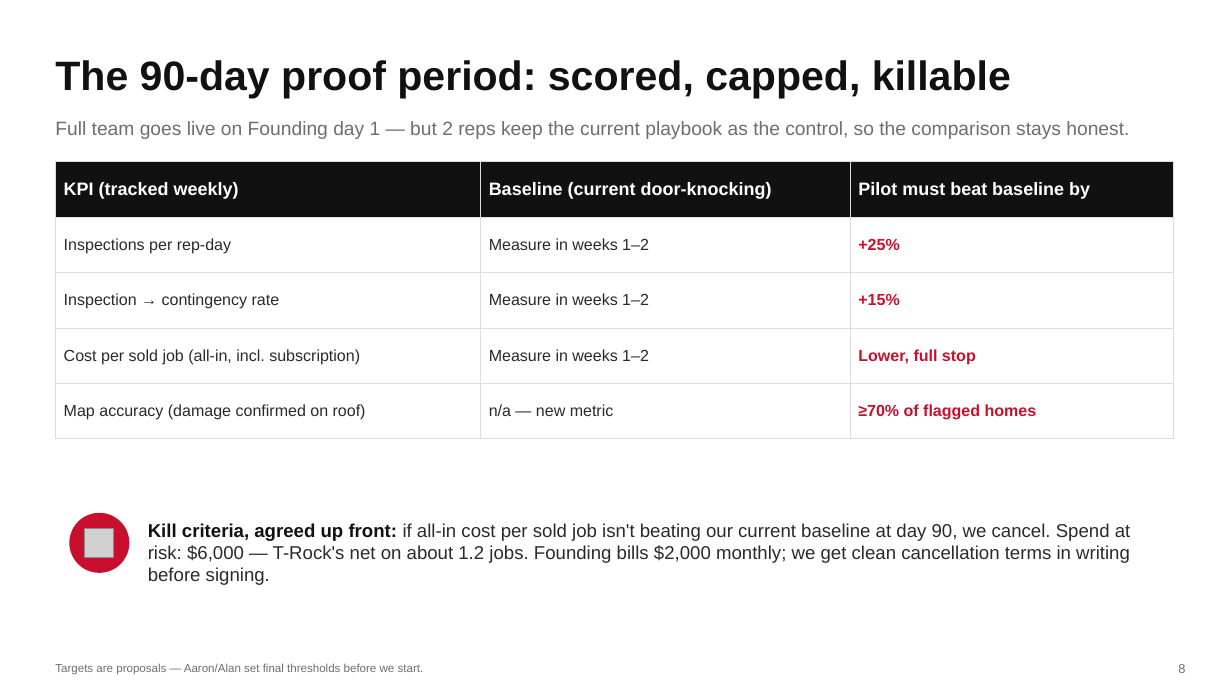
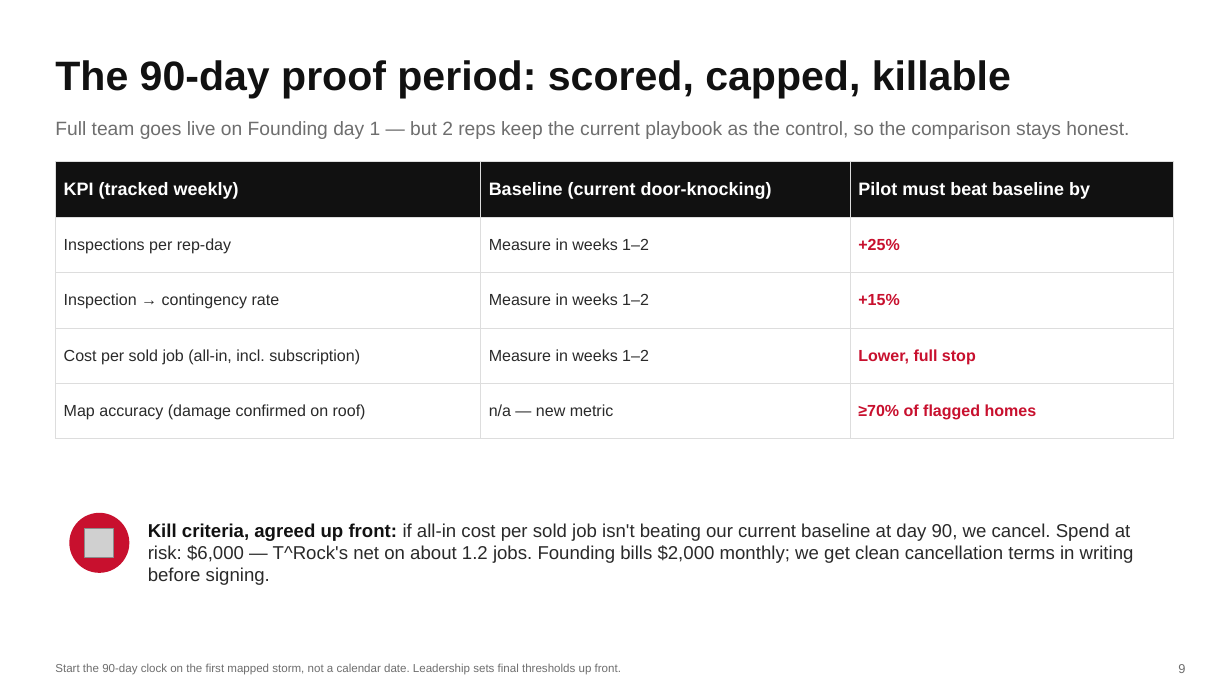
Before and after one commit to DommyD26/roofing-site-template, a slide deck: slide 9 of pitch/Storm-Scout-Pitch.pptx (slide 8 before the commit). Drawn at 1232x693 pixels with LibreOffice and Linux fonts; fonts in the diff are those of the drawing; grey boxes stand for pictures. Boxes give left, top, right and bottom in pixels: in the first picture for what was removed or moved away, otherwise in the second. Text is boxed around its words. In the diff, an @@ line names an element or a change of style, - is before the commit and + after.

```diff
--- a/pitch/Storm-Scout-Pitch.pptx
+++ b/pitch/Storm-Scout-Pitch.pptx
@@ text at [148,523,1134,585]: text changed @@
-Kill criteria, agreed up front: if all-in cost per sold job isn't beating our current baseline at day 90, we cancel. Spend at risk: $6,000 — T-Rock's net on about 1.2 jobs. Founding bills $2,000 monthly; we get clean cancellation terms in writing before signing.
+Kill criteria, agreed up front: if all-in cost per sold job isn't beating our current baseline at day 90, we cancel. Spend at risk: $6,000 — T^Rock's net on about 1.2 jobs. Founding bills $2,000 monthly; we get clean cancellation terms in writing before signing.
@@ text at [55,663,621,675]: text changed @@
-Targets are proposals — Aaron/Alan set final thresholds before we start.
+Start the 90-day clock on the first mapped storm, not a calendar date. Leadership sets final thresholds up front.
```
Also in this commit, not shown: 5 other slides changed, 1 slide added, 3 other files.
